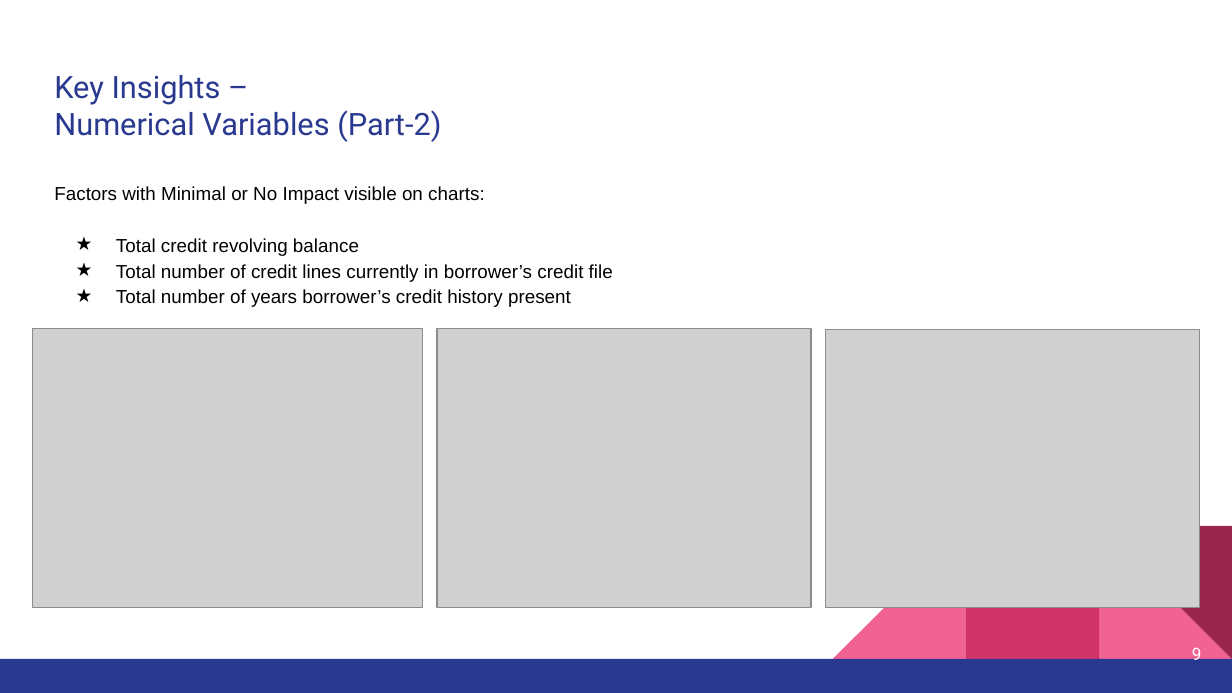
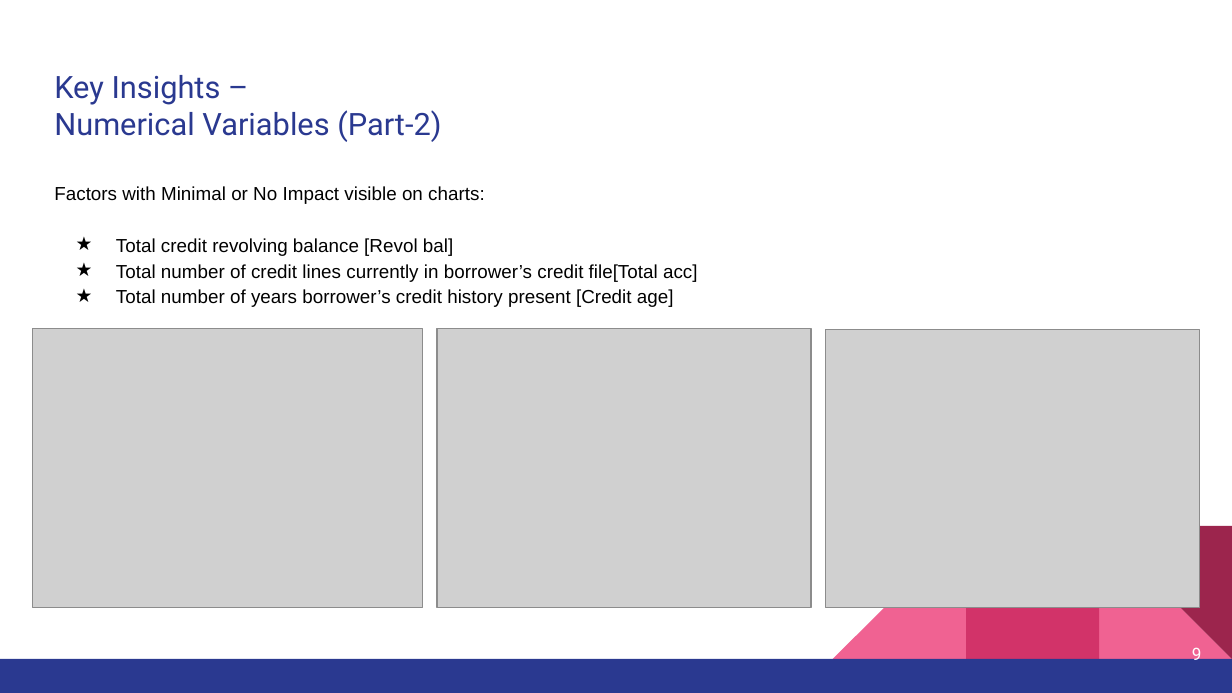
Before and after one commit to amaan2398/insights-into-lending-risks, a slide deck: slide 9 of docs/Amaan_Shaikh-Case_study-Insights_into_Lending_Risks .pptx. Drawn at 1232x693 pixels with LibreOffice and Linux fonts; fonts in the diff are those of the drawing; grey boxes stand for pictures. Boxes give left, top, right and bottom in pixels: in the first picture for what was removed or moved away, otherwise in the second. Text is boxed around its words. In the diff, an @@ line names an element or a change of style, - is before the commit and + after.

```diff
--- a/docs/Amaan_Shaikh-Case_study-Insights_into_Lending_Risks .pptx
+++ b/docs/Amaan_Shaikh-Case_study-Insights_into_Lending_Risks .pptx
@@ text at (x1=116, y1=238, x2=698, y2=307): text changed @@
-★ Total credit revolving balance
-★ Total number of credit lines currently in borrower’s credit file
-★ Total number of years borrower’s credit history present
+★ Total credit revolving balance [Revol bal]
+★ Total number of credit lines currently in borrower’s credit file[Total acc]
+★ Total number of years borrower’s credit history present [Credit age]
```
Also in this commit, not shown: 7 other slides changed, 27 slides added, 1 other file.
